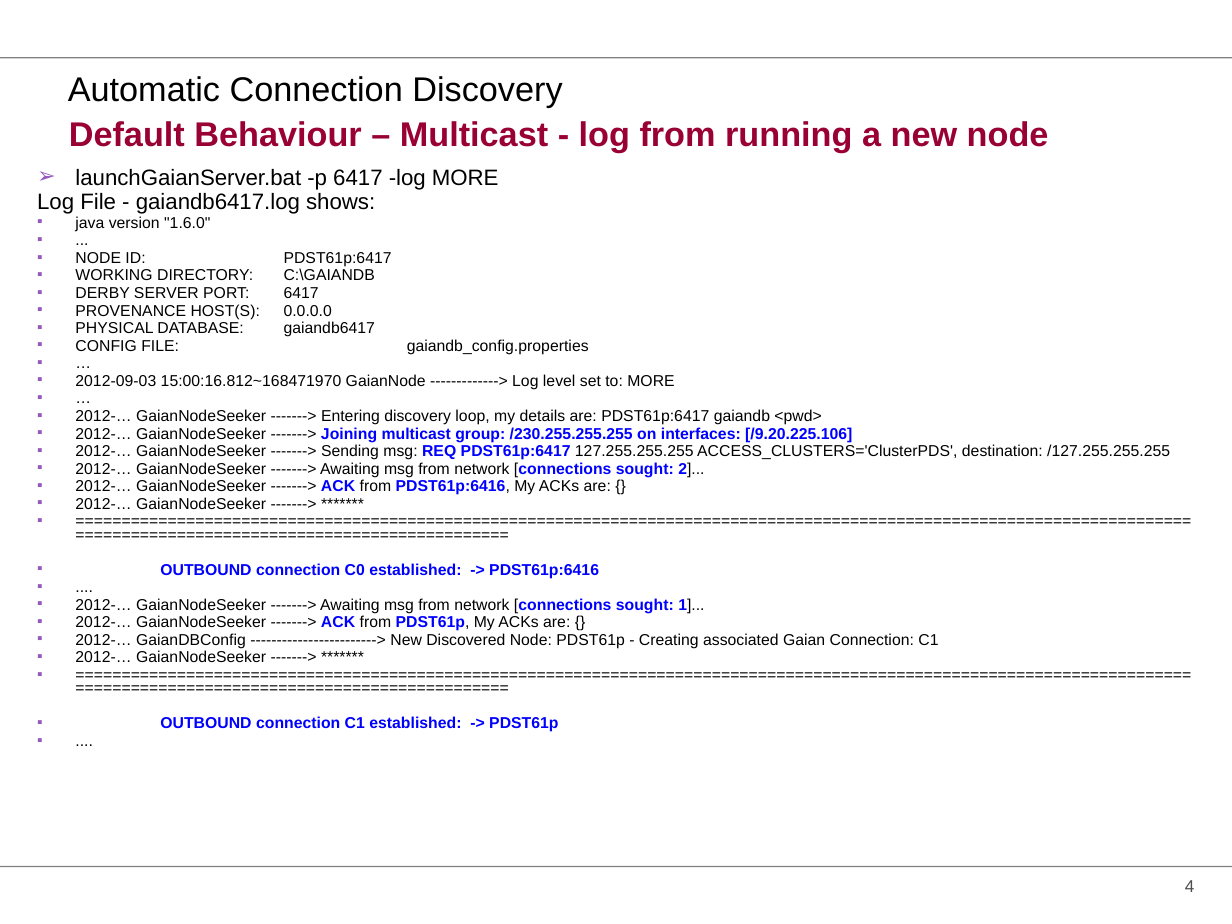
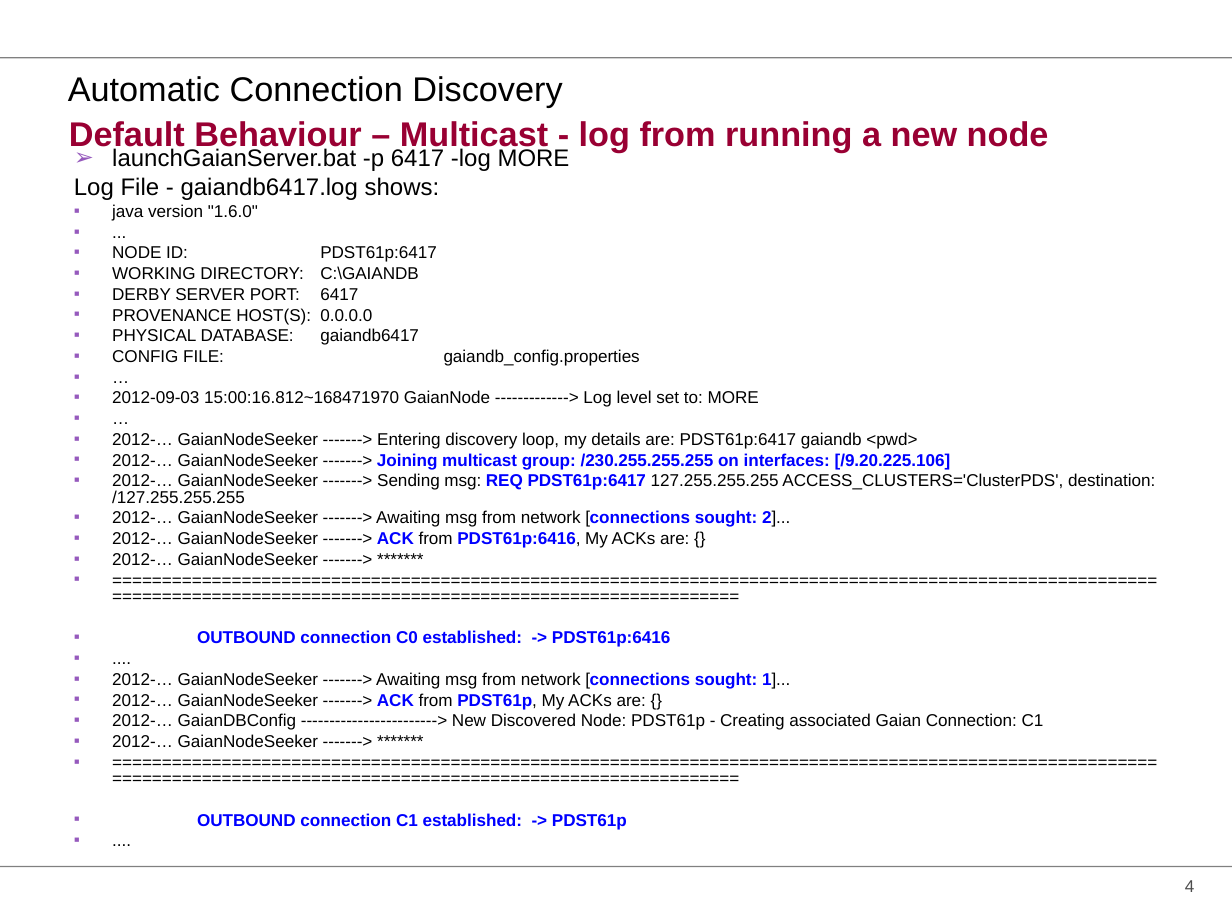
Before and after one commit to gaiandb/gaiandb, a slide deck: slide 4 of doc/Training/GaianDB Asset Training Day - Core Features 0.2.ppt. Drawn at 1232x924 pixels with LibreOffice and Linux fonts; fonts in the diff are those of the drawing; background and template pictures are left out. Boxes give left, top, right and bottom in pixels: in the first picture for what was removed or moved away, otherwise in the second. Text is boxed around its words. In the diff, an @@ line names an element or a change of style, - is before the commit and + after.

```diff
--- a/doc/Training/GaianDB Asset Training Day - Core Features 0.2.ppt
+++ b/doc/Training/GaianDB Asset Training Day - Core Features 0.2.ppt
@@ text "launchGaianServer.bat -p 6417 -log MORE" moved from (x1=37, y1=169, x2=1170, y2=732) to (x1=74, y1=148, x2=1155, y2=830) @@
@@ text "launchGaianServer.bat -p 6417 -log MORE" at (x1=74, y1=148, x2=1155, y2=830): size 12.9 to 14 pt in "launchGaianServer.bat -p 6417 -log MORE", "Log File - gaiandb6417.log shows:"; size 9.2 to 10 pt; line spacing 0.7 to 0.8 @@
```
Also in this commit, not shown: 8 other slides changed, 3 other files.
